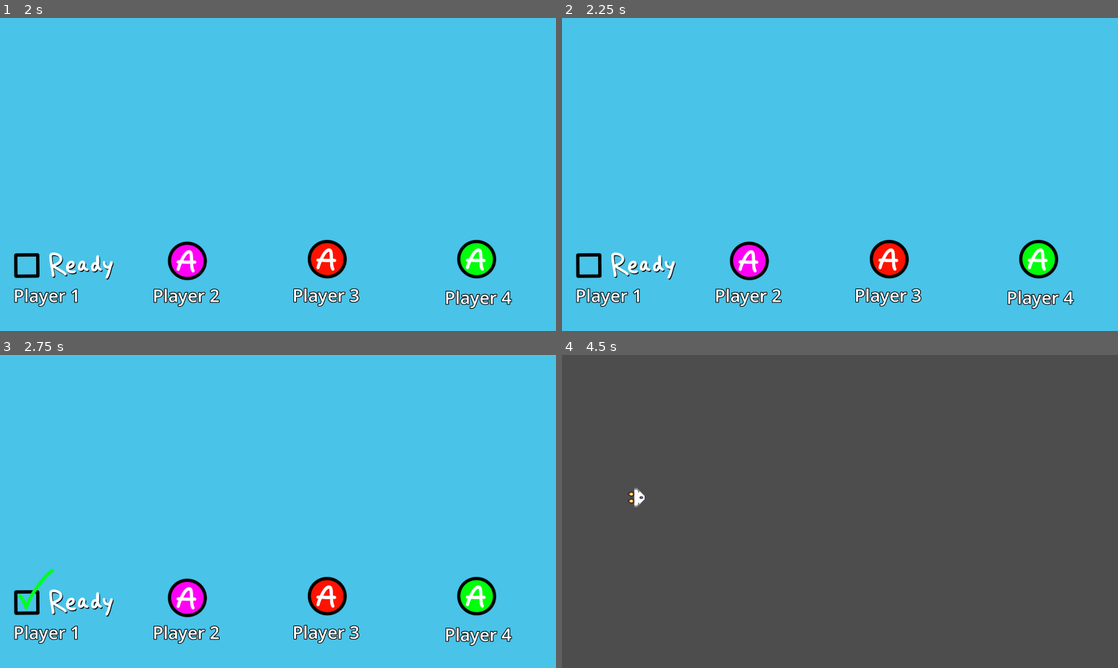
Above: before the commit, frames 1-4 (two rows, left to right).
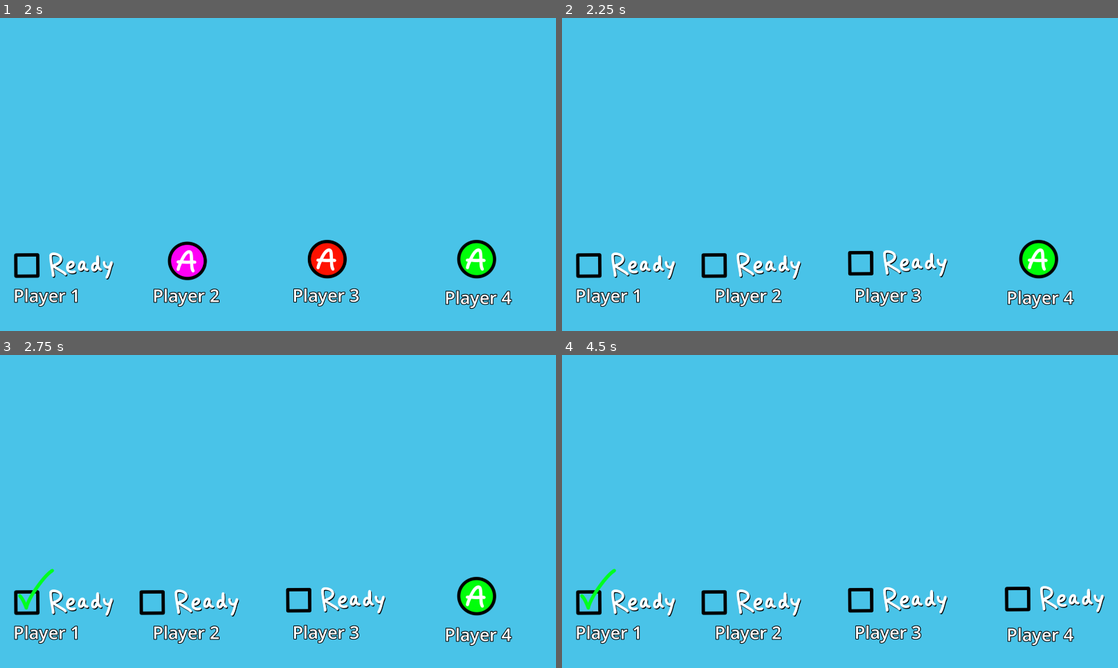
Above: after the commit, the same moments.

Repository: MrJman006/PvPlanes
Game: Godot game, scene res://scenes/StartMenu.tscn
The game is run twice, just before and just after one commit, with the same random seed, the same clock (stepped at 60 frames per second) and the same inputs.
Inputs (mouse positions are in pixels of both pictures, inside the frame that each line leads up to):
- Up to frame 1 (2 s): click (266, 252) at 0.5 s; tap Enter (kb_enter) at 1.25 s; move the mouse to (400, 158) at 1.27 s; hold Right from 1.28 s (still down); hold Enter (kb_enter) from 1.28 s (still down); tap Space (kb_space) at 1.55 s
- Up to frame 2 (2.25 s): tap Space (kb_space) at 2, 2.1 s; move the mouse to (728, 190) at 2.02 s; release Right at 2.03 s; release Enter (kb_enter) at 2.03 s; hold Left from 2.03 s (still down)
- Up to frame 3 (2.75 s): keep holding Left; tap Enter (kb_enter) at 2.3 s
- Up to frame 4 (4.5 s): tap Enter (kb_enter) at 2.75, 3.8, 4.25 s; move the mouse to (895, 442) at 2.77 s; release Left at 2.78 s; hold Enter (kb_enter) 2.78-3.53 s; hold Right 2.78-4.28 s; tap Space (kb_space) at 3.05, 3.5, 3.6 s; move the mouse to (812, 574) at 3.52 s; move the mouse to (1006, 558) at 4.27 s; hold Left from 4.28 s (still down); hold Space (kb_space) from 4.28 s (still down); click (1006, 558) at 4.35 s

Frame 1 is identical in both runs. In frame 2, 2.0% of the frame differs, in the area x 25-70%, y 70-84%; in frame 3, 2.0%; in frame 4, 100%, in the area x 0-100%, y 0-100%.
Error after the commit: Out of bounds get index '4' (on base: 'Array') (res://scripts/player_menu.gd:98)

Commit message:
somewhat at a working point

Diff:
--- a/scripts/GameScene.gd
+++ b/scripts/GameScene.gd
@@ -7,11 +7,8 @@
 	spawn_players(players)
 
 func spawn_players(players: Array) -> void:
-	var device_id = 0
 	for i in range(players.size()):
-		if players[i] == true:
-			var new_player = player_scene.instantiate()
-			new_player.set_device_id(device_id)
-			device_id += 1
-			add_child(new_player)
-			new_player.global_position = Vector2(randi_range(0,800),randi_range(0,800))
+		var new_player = player_scene.instantiate()
+		new_player.set_device_id(players[i])
+		add_child(new_player)
+		new_player.global_position = Vector2(randi_range(0,800),randi_range(0,800))
--- a/scripts/player_menu.gd
+++ b/scripts/player_menu.gd
@@ -2,15 +2,15 @@
 const GAME_SCENE = preload("res://scenes/GameScene.tscn")
 signal game_ready(players : Array)
 
-enum PLAYER
+enum DEVICE
 {
+	ZERO,
 	ONE,
 	TWO,
-	THREE,
-	FOUR
+	THREE
 }
-var players = [false,false,false,false]
-var ready_players = [false,false,false,false]
+var players : Array
+var ready_players : Array
 var all_players_ready = false
 
 var player_buttons : Array
@@ -44,73 +44,100 @@
 	player_check_boxes = [check_box_one, check_box_two, check_box_three, check_box_four]
 	player_check_marks = [check_one, check_two, check_three, check_four]
 
-func _process(delta: float) -> void:
+func _input(event: InputEvent) -> void:
 	# PLAYER ONE ACTIONS
-	if Input.is_action_just_pressed("kb_space"):
-		player_active(PLAYER.ONE, true)
-	if Input.is_action_just_pressed("kb_escape"):
-		if player_is_ready(PLAYER.ONE):
-			player_ready(PLAYER.ONE, false)
+	if event.is_action_pressed("kb_space"):
+		add_player(DEVICE.ZERO)
+	if event.is_action_pressed("kb_escape"):
+		if player_is_ready(DEVICE.ZERO):
+			player_ready(DEVICE.ZERO, false)
 		else:
-			player_active(PLAYER.ONE, false)
-	if Input.is_action_just_pressed("kb_enter"):
-		if player_is_active(PLAYER.ONE):
-			player_ready(PLAYER.ONE, true)
+			remove_player(DEVICE.ZERO)
+
+	if event.is_action_pressed("kb_enter"):
+		player_ready(DEVICE.ZERO, true)
 
 	# PLAYER TWO ACTIONS
-	if Input.is_action_just_pressed("controller_one_confirm"):
-		player_active(PLAYER.TWO, true)
-	if Input.is_action_just_pressed("controller_one_return"):
-		if player_is_ready(PLAYER.TWO):
-			player_ready(PLAYER.TWO, false)
+	if event.is_action_pressed("controller_one_confirm"):
+		add_player(DEVICE.ONE)
+	if event.is_action_pressed("controller_one_return"):
+		if player_is_ready(DEVICE.ONE):
+			player_ready(DEVICE.ONE, false)
 		else:
-			player_active(PLAYER.TWO, false)
-	if Input.is_action_just_pressed("controller_one_start"):
-		if player_is_active(PLAYER.TWO):
-			player_ready(PLAYER.TWO, true)
+			remove_player(DEVICE.ONE)
+
+	if event.is_action_pressed("controller_one_start"):
+		player_ready(DEVICE.ONE, true)
 
 	# PLAYER THREE ACTIONS
-	if Input.is_action_just_pressed("controller_two_confirm"):
-		player_active(PLAYER.THREE, true)
-	if Input.is_action_just_pressed("controller_two_return"):
-		if player_is_ready(PLAYER.THREE):
-			player_ready(PLAYER.THREE, false)
+	if event.is_action_pressed("controller_two_confirm"):
+		player_active(DEVICE.TWO, true)
+	if event.is_action_pressed("controller_two_return"):
+		if player_is_ready(DEVICE.TWO):
+			player_ready(DEVICE.TWO, false)
 		else:
-			player_active(PLAYER.THREE, false)
-	if Input.is_action_just_pressed("controller_two_start"):
-		if player_is_active(PLAYER.THREE):
-			player_ready(PLAYER.THREE, true)
+			player_active(DEVICE.TWO, false)
+	if event.is_action_pressed("controller_two_start"):
+		if player_is_active(DEVICE.TWO):
+			player_ready(DEVICE.TWO, true)
 
 	# PLAYER FOUR ACTIONS
-	if Input.is_action_just_pressed("controller_three_confirm"):
-		player_active(PLAYER.FOUR, true)
-	if Input.is_action_just_pressed("controller_three_return"):
-		if player_is_ready(PLAYER.FOUR):
-			player_ready(PLAYER.FOUR, false)
+	if event.is_action_pressed("controller_three_confirm"):
+		player_active(DEVICE.THREE, true)
+	if event.is_action_pressed("controller_three_return"):
+		if player_is_ready(DEVICE.THREE):
+			player_ready(DEVICE.THREE, false)
 		else:
-			player_active(PLAYER.FOUR, false)
-	if Input.is_action_just_pressed("controller_three_start"):
-		if player_is_active(PLAYER.FOUR):
-			player_ready(PLAYER.FOUR, true)
+			player_active(DEVICE.THREE, false)
+	if event.is_action_pressed("controller_three_start"):
+		if player_is_active(DEVICE.THREE):
+			player_ready(DEVICE.THREE, true)
+
+func _process(delta: float) -> void:
+	for i in range(0,players.size()):
+		player_buttons[i].visible = false
+		player_check_boxes[i].visible = true
+		if ready_players[i]:
+			player_check_marks[i].visible = true
+		else:
+			player_check_marks[i].visible = false
+	for i in range(players.size(), 4):
+		player_buttons[i].visible = true
+		player_check_boxes[i].visible = false
+		player_check_marks[i].visible = false
+
+func add_player(device_id : int):
+	players.append(device_id)
+	ready_players.append(false)
+
+func remove_player(device_id : int):
+	var index = players.find(device_id)
+	ready_players.remove_at(index)
+	players.erase(device_id)
+
+func player_is_ready(device_id : int):
+	var index = players.find(device_id)
+	if index != -1:
+		return ready_players[index]
+
+func player_ready(device_id: int, ready : bool):
+	var index = players.find(device_id)
+	if index != -1:
+		ready_players[index] = ready
+		# Start game if all players are ready
+		for i in range(ready_players.size()):
+			if ready_players[i] == false:
+				return
+		start_game()
+
+func start_game():
+	Manager.set_players(players)
+	Manager.start_game()
 
 func player_is_active(player_index: int):
 	return players[player_index]
-
-func player_is_ready(player_index : int):
-	return ready_players[player_index]
 
 func player_active(player_index: int, active : bool):
 	players[player_index] = active
 	player_buttons[player_index].visible = !active
 	player_check_boxes[player_index].visible = active
-
-func player_ready(player_index: int, ready : bool):
-	ready_players[player_index] = ready
-	player_check_marks[player_index].visible = ready
-	# Start game if all players are ready
-	if players == ready_players:
-		start_game()
-
-func start_game():
-	Manager.set_players(players)
-	Manager.start_game()
